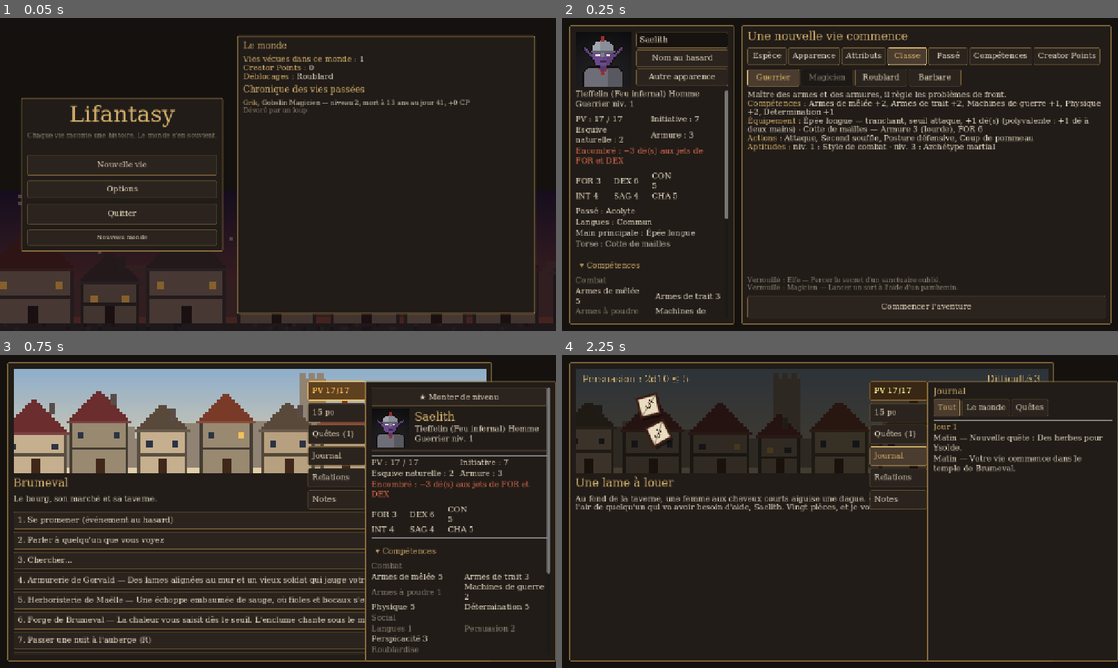
Above: before the commit, frames 1-4 (two rows, left to right).
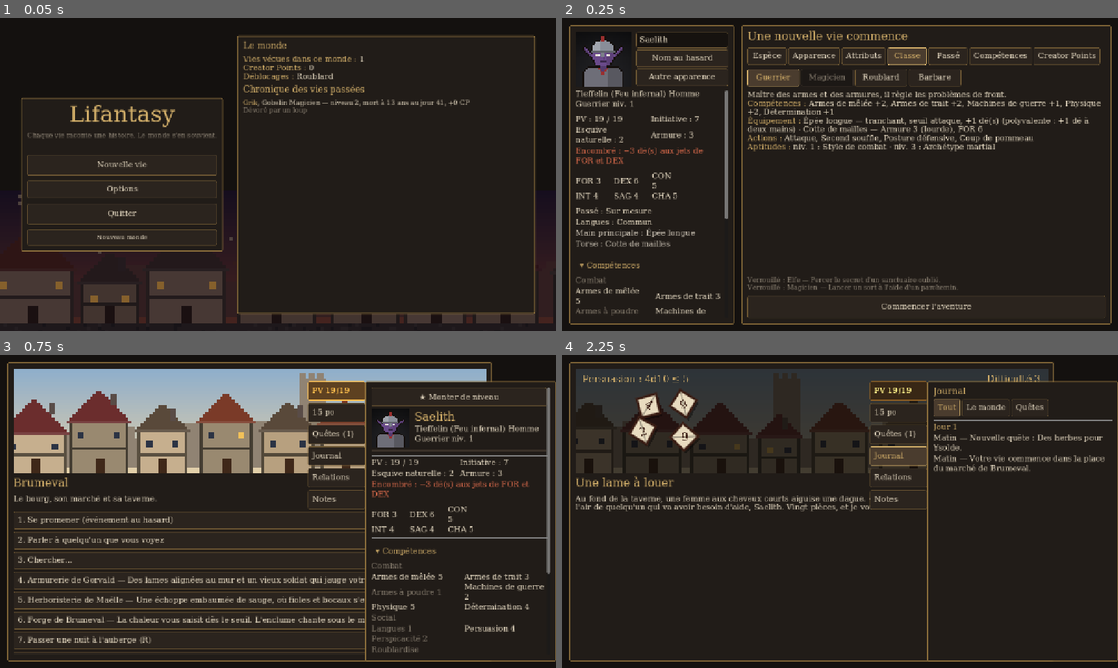
Above: after the commit, the same moments.

Repository: Zanzartiste/Smol_RPG_D10
Game: Godot game, scene res://tools/screenshot.tscn
Two runs of this game, one before a commit and one after it. Both use one fixed random seed, a clock stepped at 60 frames per second and the inputs below. This scene is started directly instead of the project's main scene.
Inputs:
- Up to frame 1 (0.05 s): no input
- Up to frame 2 (0.25 s): no input
- Up to frame 3 (0.75 s): click "1. Brumeval — Le bourg, son m…" at 0.5 s
- Up to frame 4 (2.25 s): click "1. Se promener (événement au …" at 1.25 s; click "1. La convaincre de vous suiv…" at 2 s

Frame 1 is identical in both runs. In frame 2, 0.1% of the frame differs, in the area x 6-17%, y 31-64%; in frame 3, 0.2%; in frame 4, 1.1%, in the area x 12-98%, y 6-38%.

Commit message:
Combat au rythme du clic (option) ; création : Sur mesure sans ligne de compétences vide ; questions pour la suite
Co-Authored-By: Claude Opus 5.5 <noreply@anthropic.com>

Diff:
--- a/claude_rpg/scripts/ui/combat_view.gd
+++ b/claude_rpg/scripts/ui/combat_view.gd
@@ -49,6 +49,8 @@
 	_log_shown = combat.log.size()
 	_stream_pos = combat.stream.size()
 	_refresh()
+	var paced: bool = Meta.settings.get("click_to_continue_combat", true)
+	dice_tray.hold = paced
 	await dice_tray.play(combat.initiative_roll, true)  # tous les dés d'initiative en même temps
 	while not combat.is_over():
 		var actor := combat.current()
@@ -69,14 +71,30 @@
 				_actor = null
 				_cancel_pending()
 			else:
-				await get_tree().create_timer(0.45).timeout
+				if paced:
+					await _wait_click(tr("Au tour de %s — cliquez pour continuer") % actor.name)
+				else:
+					await get_tree().create_timer(0.45).timeout
 				await combat.ai_turn(actor)
 				await _play_stream()
 		combat.end_turn()
 	_log_shown = combat.log.size()
 	_refresh()
+	dice_tray.hold = false
 	await get_tree().create_timer(0.8).timeout
 	return Game.finish_combat()
+
+
+## Attend un clic du joueur (bouton en bas de l'écran) : rythme du combat (option click_to_continue_combat).
+func _wait_click(text: String) -> void:
+	var button := Button.new()
+	button.text = text
+	button.set_anchors_and_offsets_preset(Control.PRESET_CENTER_BOTTOM)
+	button.position.y -= 140
+	add_child(button)
+	button.grab_focus()
+	await button.pressed
+	button.queue_free()
 
 
 # --- Affichage ---------------------------------------------------------------
--- a/claude_rpg/scripts/ui/creation.gd
+++ b/claude_rpg/scripts/ui/creation.gd
@@ -776,8 +776,9 @@
 
 
 func _background_info(background: Dictionary) -> String:
-	var text := "[i]%s[/i]\n%s" % [
-		Loc.gendered(background.get("description", ""), _gender), _field(tr("Compétences :"), _ranks_text(background.get("skills", {})))]
+	var text := "[i]%s[/i]" % Loc.gendered(background.get("description", ""), _gender)
+	if not background.get("skills", {}).is_empty():  # Sur mesure : ses compétences se choisissent plus bas
+		text += "\n" + _field(tr("Compétences :"), _ranks_text(background["skills"]))
 	if background.has("gold"):
 		text += "   " + _field(tr("Or :"), "+%d po" % int(background["gold"]))
 	return text
--- a/claude_rpg/scripts/ui/dice_tray.gd
+++ b/claude_rpg/scripts/ui/dice_tray.gd
@@ -32,6 +32,8 @@
 var _friction := FRICTION
 var _result_time := RESULT_TIME
 var _result_timer := 0.0
+var hold := false  # le verdict reste affiché jusqu'au clic (combat, option click_to_continue_combat)
+var _released := false
 var _rng := RandomNumberGenerator.new()
 
 
@@ -80,6 +82,7 @@
 			"pop": 0.0,
 		})
 	_phase = 1
+	_released = false
 	visible = true
 	set_process(true)
 	queue_redraw()
@@ -104,6 +107,7 @@
 		_result_timer = 0.6
 	elif _phase == 2:
 		_result_timer = 0.0
+		_released = true
 
 
 func _gui_input(event: InputEvent) -> void:
@@ -121,7 +125,7 @@
 		_result_timer = _result_time
 	elif _phase == 2:
 		_result_timer -= delta
-		if _result_timer <= 0.0:
+		if _result_timer <= 0.0 and (not hold or _released):
 			_phase = 0
 			visible = false
 			set_process(false)
@@ -207,6 +211,9 @@
 		_draw_die(d, font)
 	if _phase == 2:
 		_draw_verdict(font)
+		if hold and not _released:
+			draw_string(font, Vector2(0, size.y - 8), Loc.ui("Cliquez pour continuer"), HORIZONTAL_ALIGNMENT_RIGHT,
+				size.x - 16, 14, UITheme.TEXT)
 
 
 func _draw_die(d: Dictionary, font: Font) -> void:
--- a/claude_rpg/tools/screenshot.gd
+++ b/claude_rpg/tools/screenshot.gd
@@ -8,6 +8,7 @@
 
 func _ready() -> void:
 	Saves.enabled = false  # les captures ne touchent pas aux vraies sauvegardes
+	Meta.settings["click_to_continue_combat"] = false  # les combats capturés avancent seuls
 	var args := OS.get_cmdline_user_args()
 	out_dir = args[0] if args.size() > 0 else ProjectSettings.globalize_path("user://screenshots")
 	DirAccess.make_dir_recursive_absolute(out_dir)
@@ -29,6 +30,7 @@
 	creation._on_species_selected("tiefling")  # pour montrer le choix d'ascendance
 	creation._class_buttons["fighter"].button_pressed = true
 	creation._on_class_selected("fighter")
+	creation._on_background_selected("custom")  # le passé Sur mesure : ses longues listes de choix
 	for tab in creation.pages.get_tab_count():
 		creation.tab_buttons.get_child(tab).button_pressed = true
 		creation.pages.current_tab = tab
Not shown, changed: docs/questions_suite.md
Not shown, changed: docs/systeme_de_jeu.md
